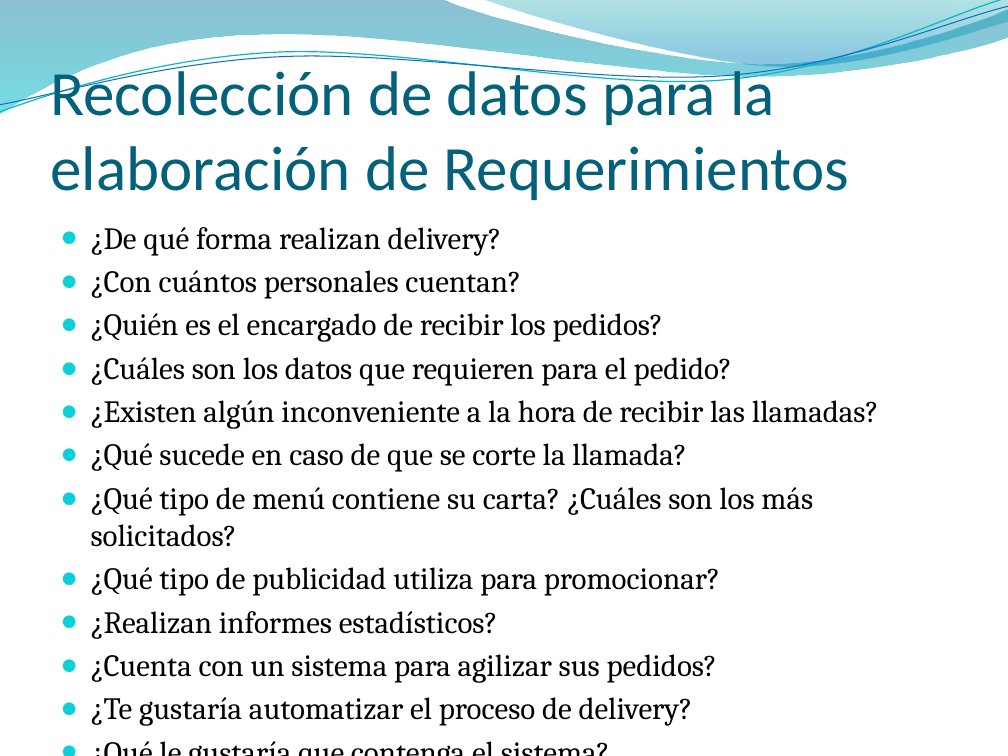
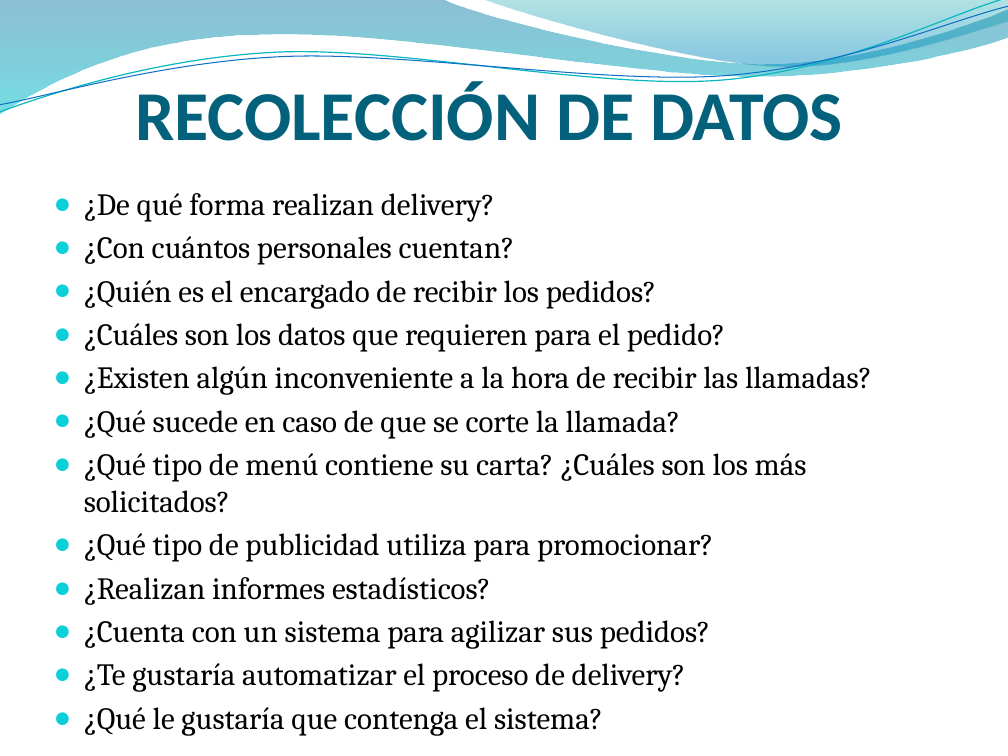
Before and after one commit to francben/proyectoDeliberyApp, a slide deck: slide 3 of Para Presentacion final.pptx. Drawn at 1008x756 pixels with LibreOffice and Linux fonts; fonts in the diff are those of the drawing; background and template pictures are left out. Boxes give left, top, right and bottom in pixels: in the first picture for what was removed or moved away, otherwise in the second. Text is boxed around its words. In the diff, an @@ line names an element or a change of style, - is before the commit and + after.

```diff
--- a/Para Presentacion final.pptx
+++ b/Para Presentacion final.pptx
@@ title at (135, 82, 843, 141): text changed; size 45 to 50 pt; bold on @@
-Recolección de datos para la elaboración de Requerimientos
+RECOLECCIÓN DE DATOS
@@ text "¿De qué forma realizan delivery?" rewrapped from (91, 227, 879, 726) to (84, 193, 872, 736) @@
```
Also in this commit, not shown: 20 other slides changed, 13 slides added, 13 slides removed.
